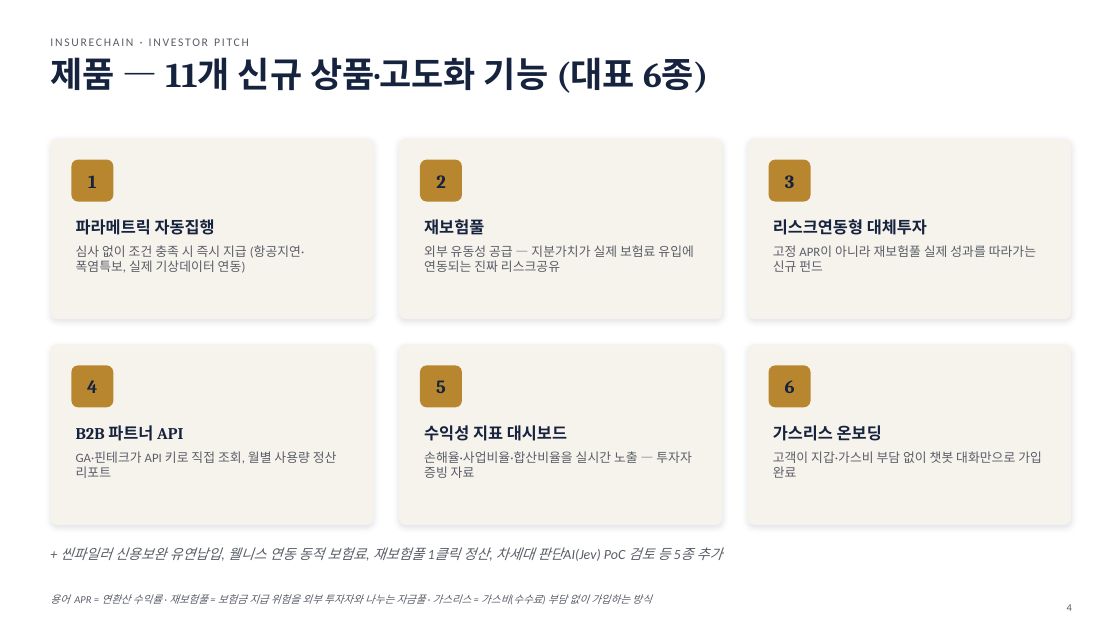
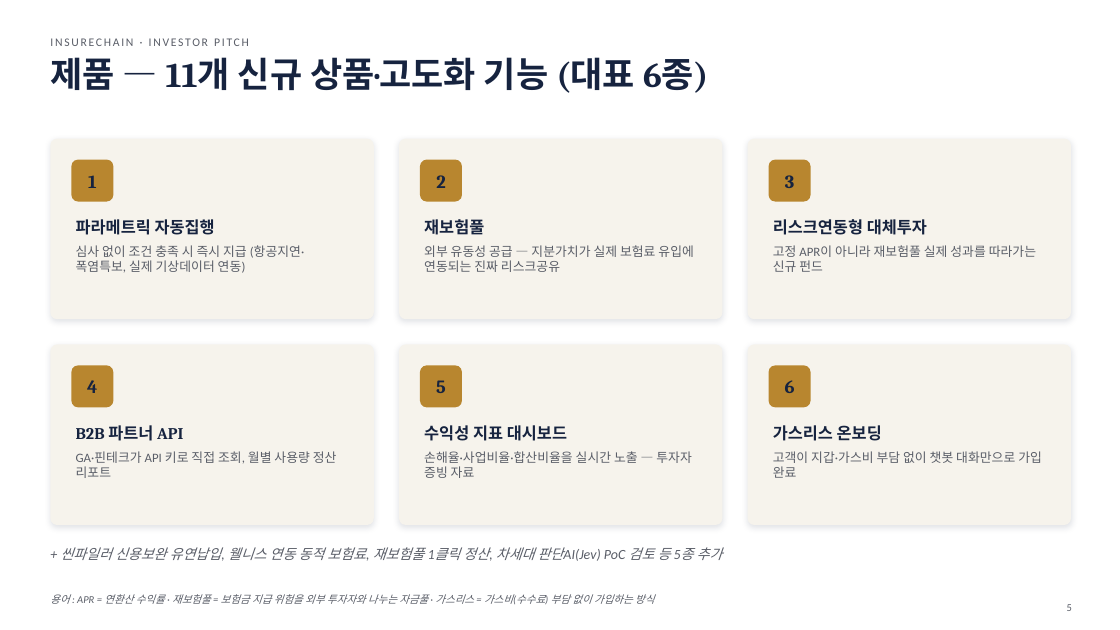
Before and after one commit to leeyonsei78/capstone_project_alpha, a slide deck: slide 5 of 인슈어체인_투자피칭_발표자료.pptx (slide 4 before the commit). Drawn at 1120x630 pixels with LibreOffice and Linux fonts; fonts in the diff are those of the drawing. Boxes give left, top, right and bottom in pixels: in the first picture for what was removed or moved away, otherwise in the second. Text is boxed around its words. In the diff, an @@ line names an element or a change of style, - is before the commit and + after.

```diff
--- a/인슈어체인_투자피칭_발표자료.pptx
+++ b/인슈어체인_투자피칭_발표자료.pptx
@@ text at [50,594,654,604]: text changed @@
-용어 APR = 연환산 수익률 · 재보험풀 = 보험금 지급 위험을 외부 투자자와 나누는 자금풀 · 가스리스 = 가스비(수수료) 부담 없이 가입하는 방식
+용어 : APR = 연환산 수익률 · 재보험풀 = 보험금 지급 위험을 외부 투자자와 나누는 자금풀 · 가스리스 = 가스비(수수료) 부담 없이 가입하는 방식
@@ page number at [1067,604,1072,611]: text changed @@
-4
+5
```
Also in this commit, not shown: 13 other slides changed, 1 slide added.
